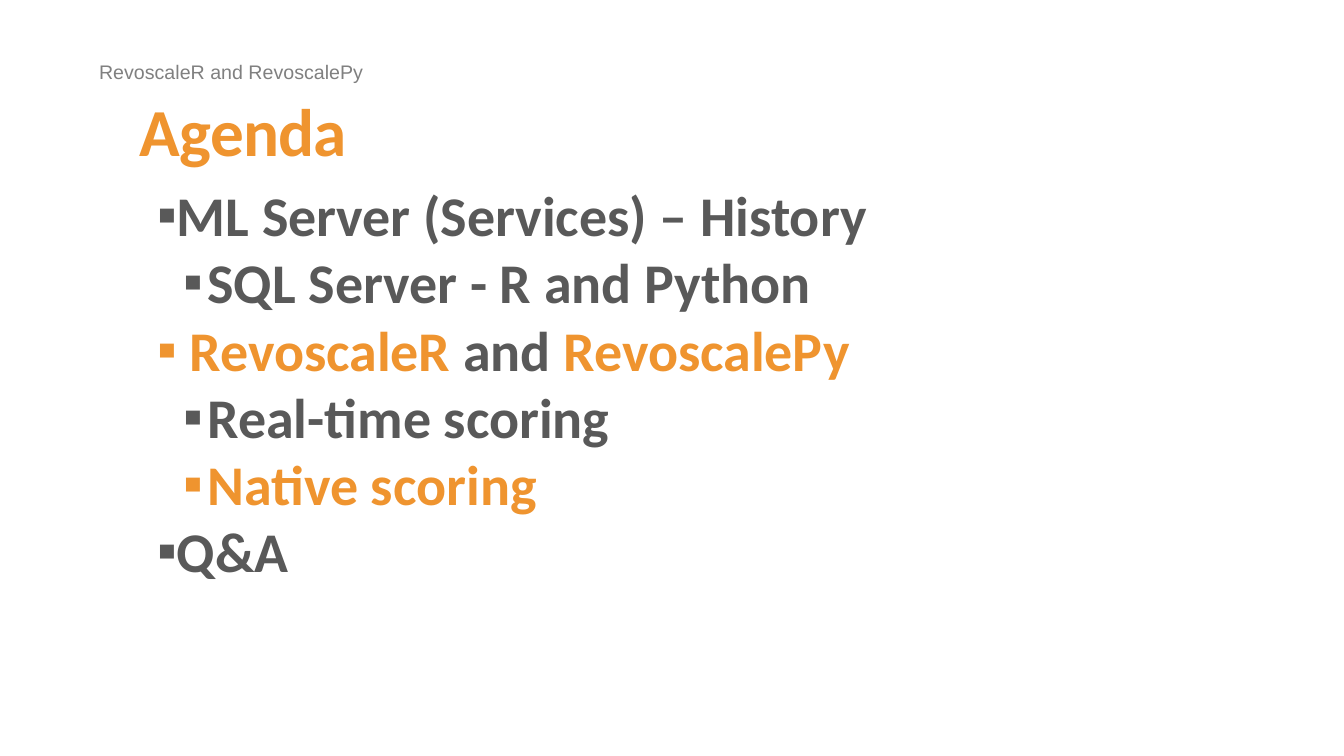
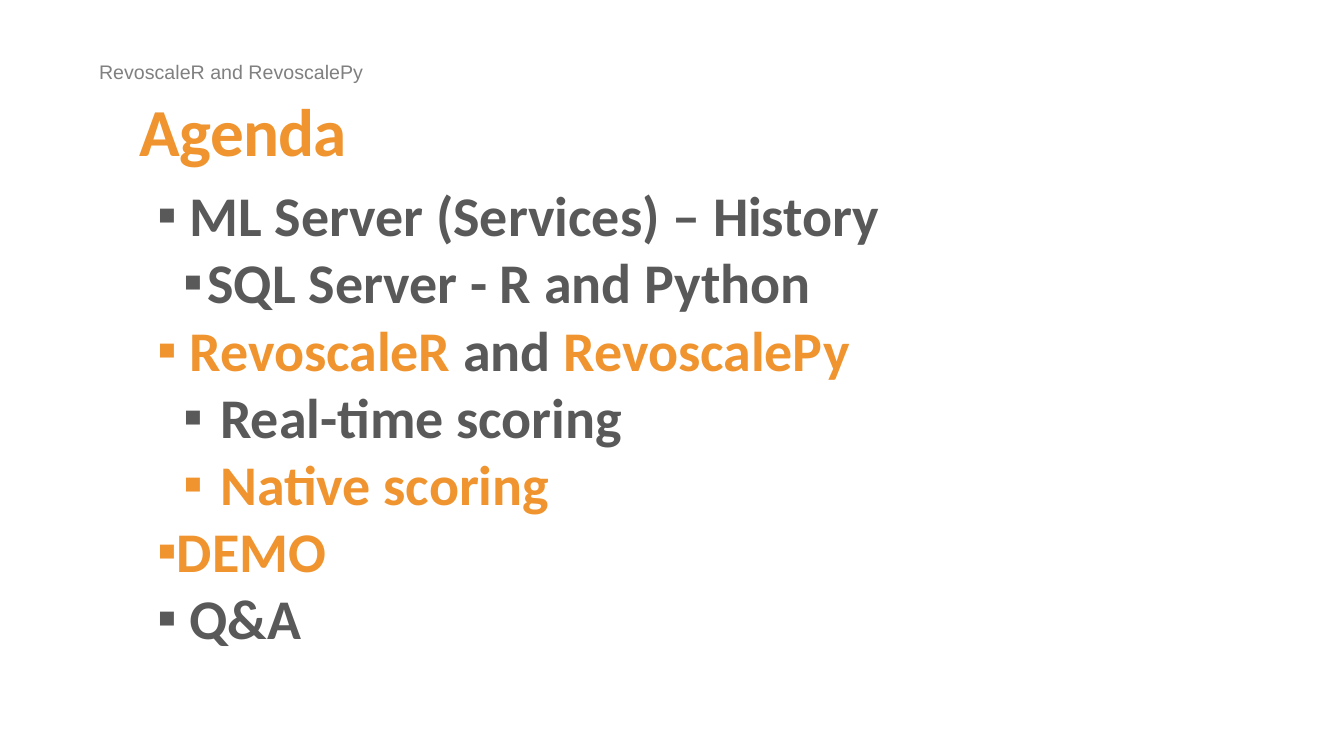
Before and after one commit to cloud4yourdata/demos, a slide deck: slide 2 of 4DevKatowice2018/MLRevoscale/RevolutionInAnalyticsWitRevoscale.pptx. Drawn at 1344x756 pixels with LibreOffice and Linux fonts; fonts in the diff are those of the drawing; background and template pictures are left out. Boxes give left, top, right and bottom in pixels: in the first picture for what was removed or moved away, otherwise in the second. Text is boxed around its words. In the diff, an @@ line names an element or a change of style, - is before the commit and + after.

```diff
--- a/4DevKatowice2018/MLRevoscale/RevolutionInAnalyticsWitRevoscale.pptx
+++ b/4DevKatowice2018/MLRevoscale/RevolutionInAnalyticsWitRevoscale.pptx
@@ text at (177,535,326,573): paragraph added @@
+▪ DEMO
```
Also in this commit, not shown: 9 other slides changed, 1 slide added, 29 other files.
